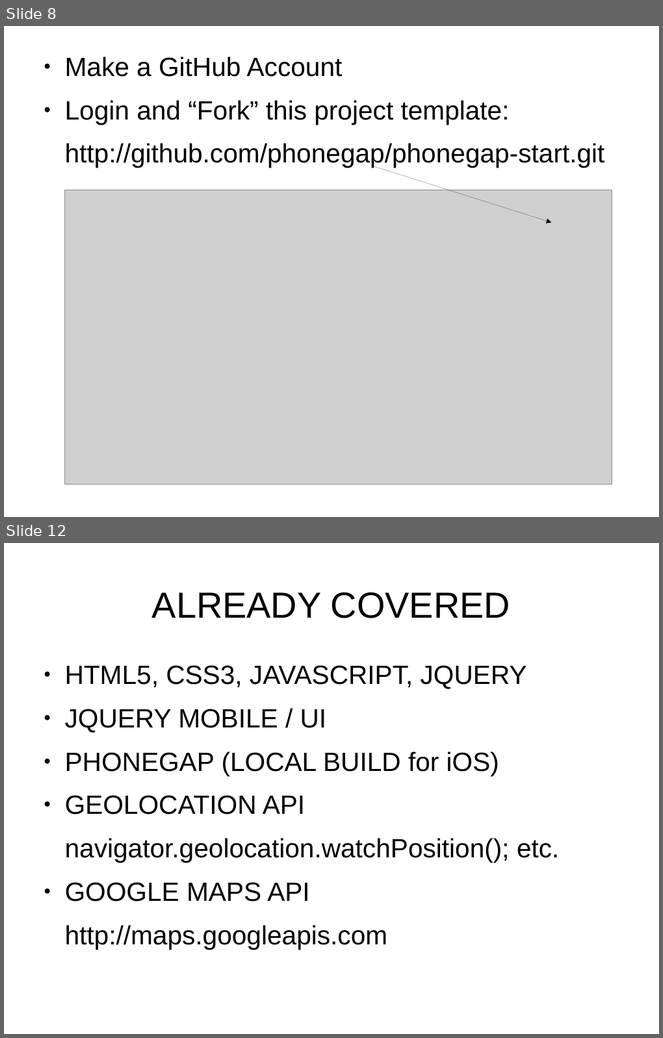
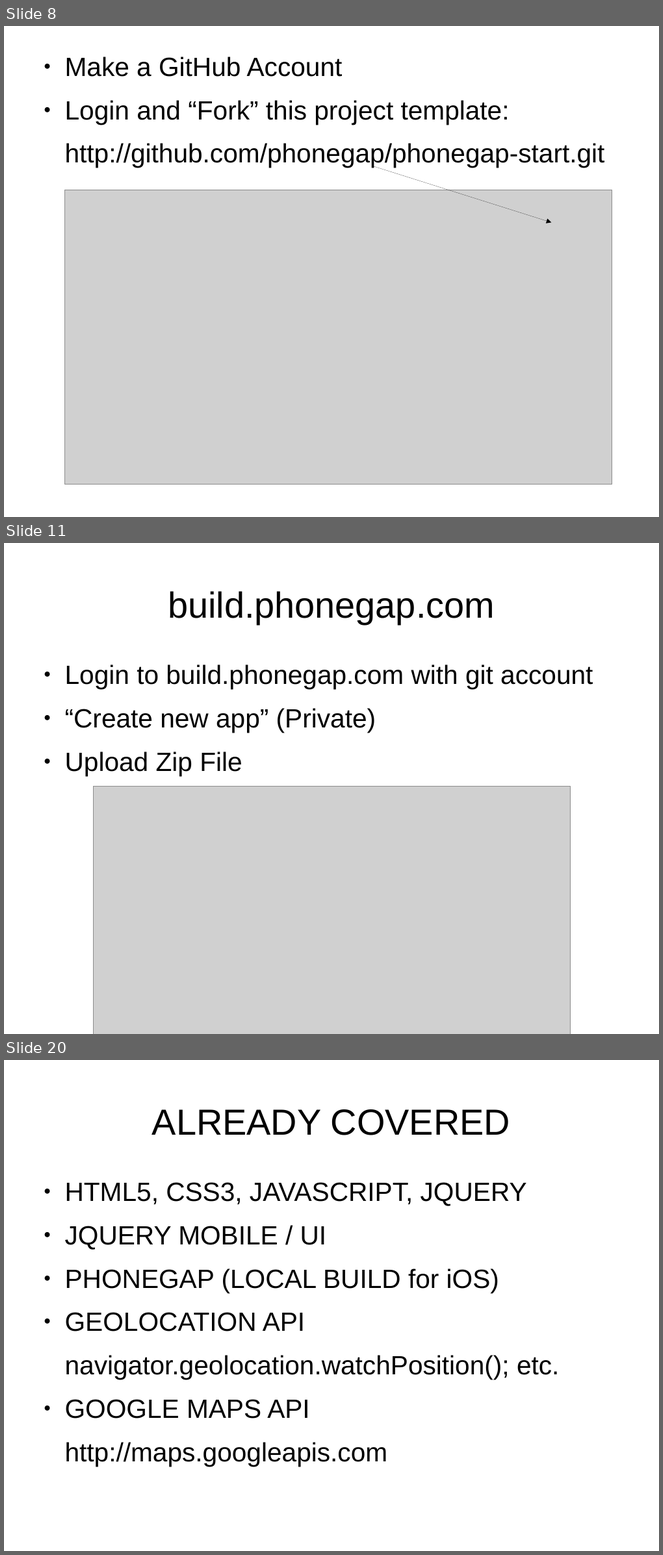
Before and after one commit to fpbu/mobappdev, a slide deck: phonegapbuild_workshop/phonegap_build_slides.odp. Shown one above the other, each under a label of ours: slides 8 and 12 before the commit, slides 8, 11 and 20 after it; the slides between them are not shown. The pictures are 663x1038 and 663x1555 pixels, drawn with LibreOffice and Linux fonts; fonts in the diff are those of the drawing; grey boxes stand for pictures. Boxes give left, top, right and bottom in pixels: in the first picture for what was removed or moved away, otherwise in the second. Text is boxed around its words. In the diff, an @@ line names an element or a change of style, - is before the commit and + after.

```diff
--- a/phonegapbuild_workshop/phonegap_build_slides.odp
+++ b/phonegapbuild_workshop/phonegap_build_slides.odp
@@ slide 11 added at [4,543,659,1034], background #FFFFFF @@
@@ title added at [168,591,495,624], 44 pt, text #000000 @@
+build.phonegap.com
@@ text added at [65,665,593,776], 32 pt, text #000000 @@
+● Login to build.phonegap.com with git account
+● “Create new app” (Private)
+● Upload Zip File
@@ picture added at [94,786,571,1034] @@
@@ what was slide 12 is now slide 20 @@
```
Also in this commit, not shown: 2 slides changed, 20 other slides added, 4 slides removed, 1 other file.
